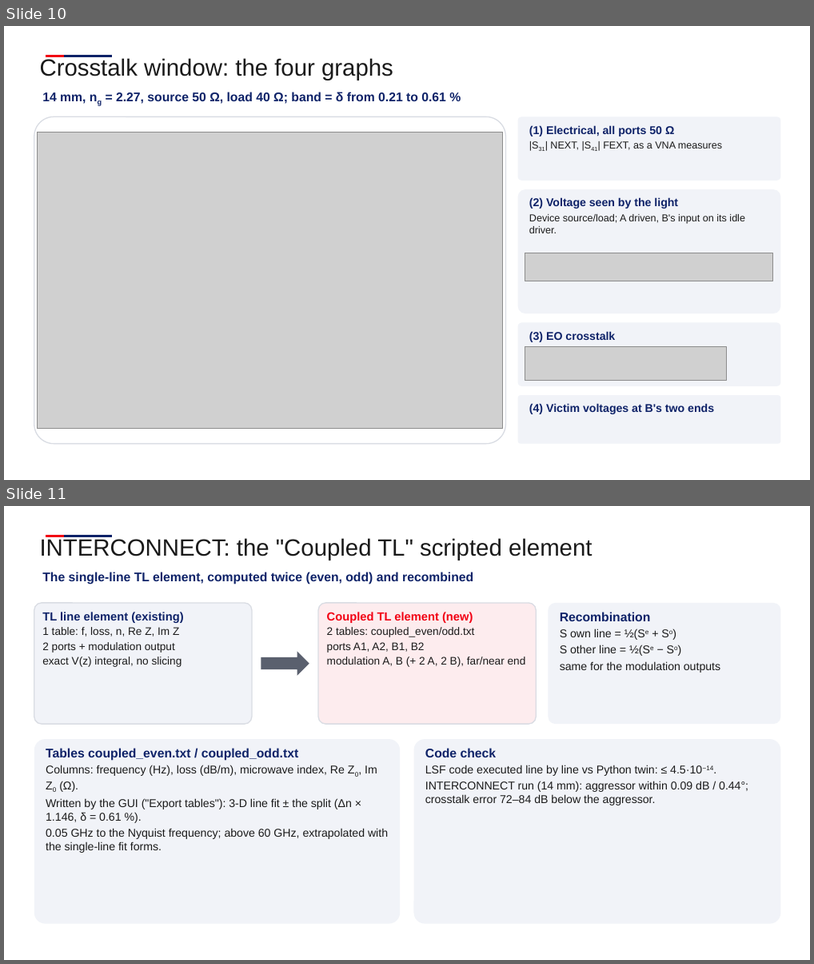
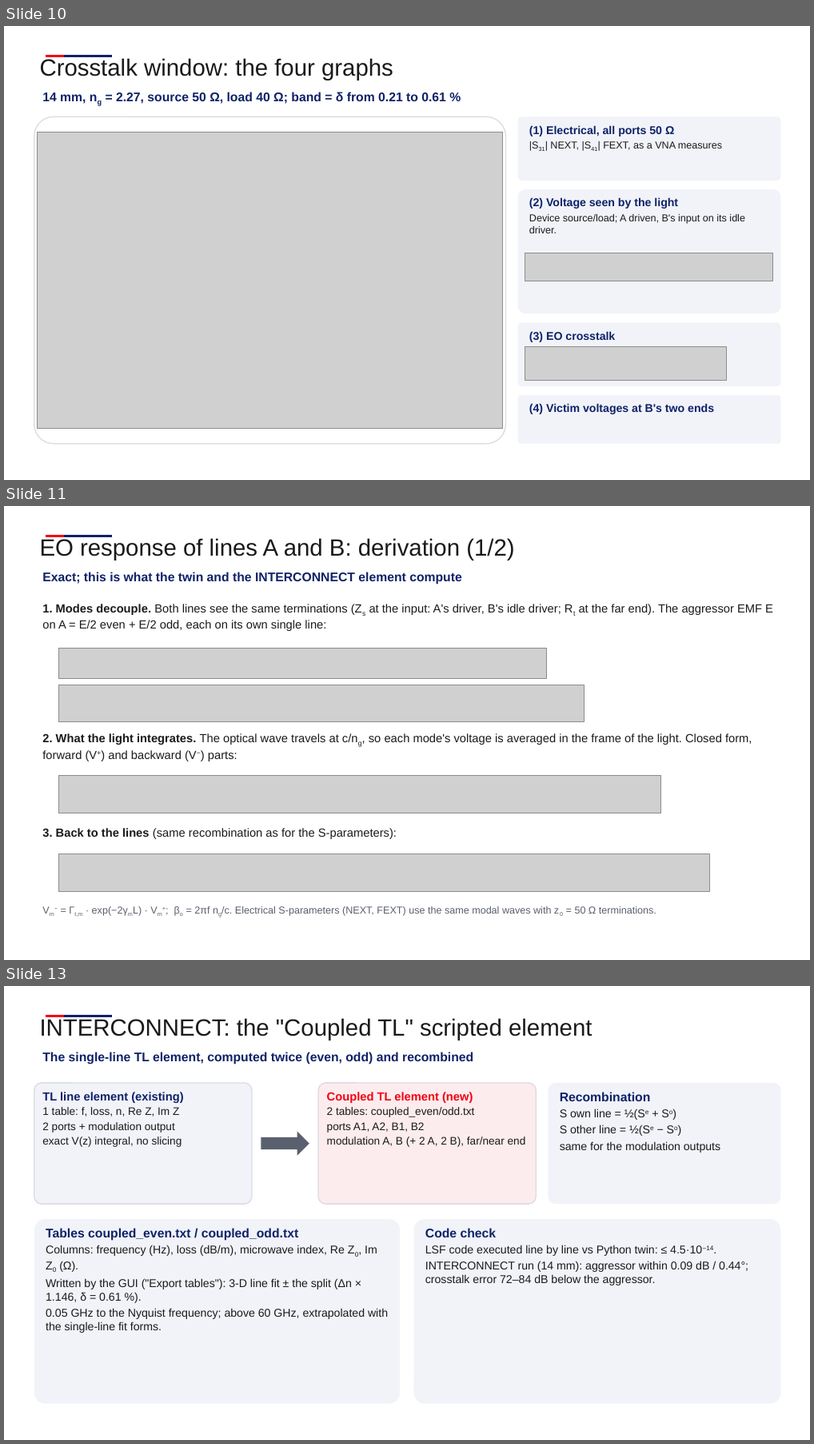
Before and after one commit to andreimuresian/claude, a slide deck: docs/cst/xtalk/crosstalk_meeting.pptx. Shown one above the other, each under a label of ours: slides 10 and 11 before the commit, slides 10, 11 and 13 after it; the slides between them are not shown. The pictures are 814x964 and 814x1444 pixels, drawn with LibreOffice and Linux fonts; fonts in the diff are those of the drawing; grey boxes stand for pictures; background and template pictures are left out. Boxes give left, top, right and bottom in pixels: in the first picture for what was removed or moved away, otherwise in the second. Text is boxed around its words. In the diff, an @@ line names an element or a change of style, - is before the commit and + after.

```diff
--- a/docs/cst/xtalk/crosstalk_meeting.pptx
+++ b/docs/cst/xtalk/crosstalk_meeting.pptx
@@ slide 11 added at bbox=[4, 506, 810, 960], background #FFFFFF; not listed: 2 template elements that a slide beside it also shows @@
@@ text added at bbox=[40, 538, 514, 560], 28 pt, text #1A1A1A @@
+EO response of lines A and B: derivation (1/2)
@@ text added at bbox=[42, 572, 462, 584], 15 pt, text #0E2268, bold @@
+Exact; this is what the twin and the INTERCONNECT element compute
@@ text added at bbox=[42, 604, 774, 631], 14 pt, text #1A1A1A @@
+1. Modes decouple. Both lines see the same terminations (Zs at the input: A's driver, B's idle driver; Rt at the far end). The aggressor EMF E on A = E/2 even + E/2 odd, each on its own single line:
@@ picture added at bbox=[58, 648, 546, 679] @@
@@ picture added at bbox=[58, 684, 584, 722] @@
@@ text added at bbox=[42, 733, 752, 761], 14 pt, text #1A1A1A @@
+2. What the light integrates. The optical wave travels at c/ng, so each mode's voltage is averaged in the frame of the light. Closed form, forward (V+) and backward (V−) parts:
@@ picture added at bbox=[58, 776, 661, 812] @@
@@ text added at bbox=[42, 828, 397, 839], 14 pt, text #1A1A1A @@
+3. Back to the lines (same recombination as for the S-parameters):
@@ picture added at bbox=[58, 854, 710, 892] @@
@@ text added at bbox=[74, 906, 657, 916], 12 pt, text #5A606E @@
+Vm− = Γt,m · exp(−2γmL) · Vm+; βo = 2πf ng/c. Electrical S-parameters (NEXT, FEXT) use the same modal waves with z0 = 50 Ω terminations.
@@ what was slide 11 is now slide 13 @@
```
Also in this commit, not shown: 1 slide changed, 1 other slide added, 9 other files.
